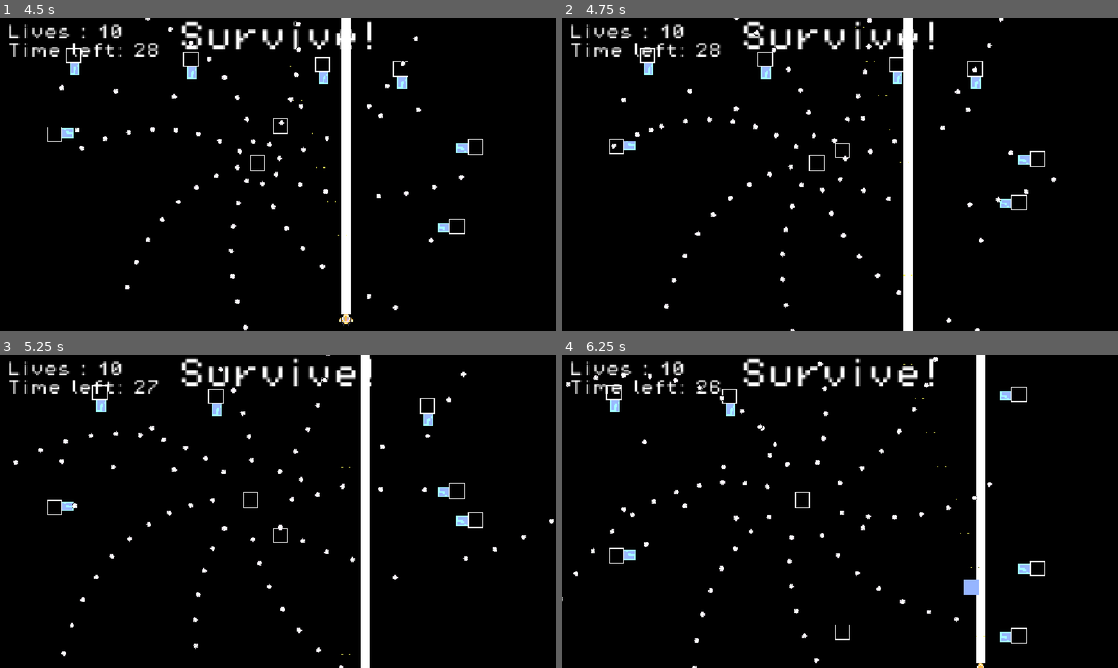
Above: before the commit, frames 1-4 (two rows, left to right).
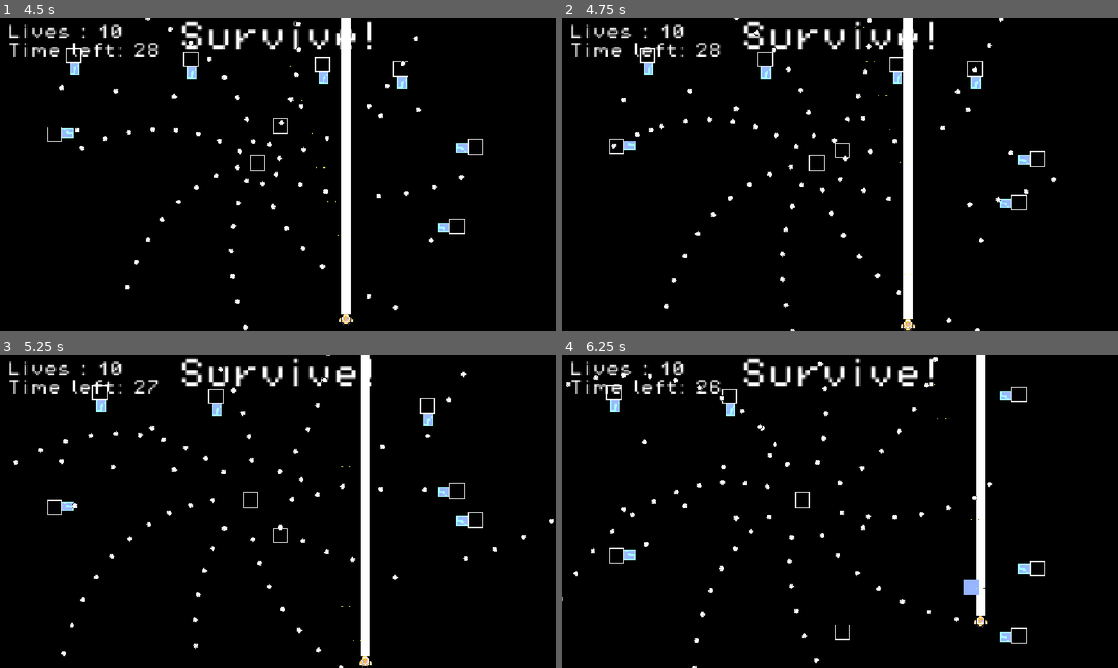
Above: after the commit, the same moments.

Repository: Draftier/Geometric-Invasion-CSS-497
Game: Godot game, scene res://scenes/UI/main_menu.tscn
Same seed, same stepped clock (60 frames per second), same inputs: the game is played once before the commit and once after it.
Inputs:
- Up to frame 1 (4.5 s): click "Singleplayer" at 0.5 s; click "Shooting forward and side" at 1.25 s; click "Shooting forward" at 2 s; click "Start game" at 2.75 s; hold Right (right) 3.53-4.28 s; hold Z (shoot) 3.53-4.28 s; hold Down (down) from 4.28 s (still down); tap X (ability) at 4.35 s
- Up to frame 2 (4.75 s): keep holding Down (down); tap Z (shoot) at 4.55 s
- Up to frame 3 (5.25 s): release Down (down) at 5.03 s; hold Right (right) from 5.03 s (still down); hold Z (shoot) from 5.03 s (still down)
- Up to frame 4 (6.25 s): release Right (right) at 5.78 s; release Z (shoot) at 5.78 s; hold Up (up) from 5.78 s (still down); tap Shift (slow) at 5.85 s; tap Z (shoot) at 6.05 s

Frame 1 is identical in both runs. In frame 2, less than 0.1% of the frame differs, in the area x 61-64%, y 81-100%; in frame 3, less than 0.1%; in frame 4, 0.3%, in the area x 61-77%, y 2-100%.

Commit message:
Fixed bug where player doesn't collide with borders

Diff:
--- a/geometric-invasion/scenes/Player/player.tscn
+++ b/geometric-invasion/scenes/Player/player.tscn
@@ -116,6 +116,9 @@
 &"flash": SubResource("Animation_fjrip")
 }
 
+[sub_resource type="CircleShape2D" id="CircleShape2D_uxo23"]
+radius = 9.0
+
 [node name="Player" type="CharacterBody2D" unique_id=1651887187]
 collision_layer = 64
 collision_mask = 32
@@ -124,11 +127,11 @@
 player_class = ExtResource("2_a06cl")
 ability_scene = ExtResource("3_dl1wr")
 
-[node name="WholeCollisionBox" type="Area2D" parent="." unique_id=1308904982]
+[node name="AbilityPickUpCollisionShape" type="Area2D" parent="." unique_id=1308904982]
 collision_layer = 64
 collision_mask = 256
 
-[node name="CollisionShape2D" type="CollisionShape2D" parent="WholeCollisionBox" unique_id=1493186045]
+[node name="CollisionShape2D" type="CollisionShape2D" parent="AbilityPickUpCollisionShape" unique_id=1493186045]
 shape = SubResource("CircleShape2D_a06cl")
 
 [node name="Camera2D" type="Camera2D" parent="." unique_id=1316585369]
@@ -155,7 +158,7 @@
 texture = ExtResource("9_wwtew")
 
 [node name="Hitbox" type="Area2D" parent="AnimatedSprite2D" unique_id=1759807793]
-collision_mask = 0
+collision_mask = 32
 monitoring = false
 script = ExtResource("7_dl1wr")
 metadata/_custom_type_script = "uid://dhan5ja6q4fjx"
@@ -188,5 +191,8 @@
 offset_bottom = -131.0
 theme_override_fonts/font = ExtResource("10_uxo23")
 
-[connection signal="body_entered" from="WholeCollisionBox" to="." method="_on_whole_collision_box_body_entered"]
+[node name="PlayerCollisionShape" type="CollisionShape2D" parent="." unique_id=1555844515]
+shape = SubResource("CircleShape2D_uxo23")
+
+[connection signal="body_entered" from="AbilityPickUpCollisionShape" to="." method="_on_whole_collision_box_body_entered"]
 [connection signal="timeout" from="InvulnerabilityTimer" to="." method="_on_invulnerability_timer_timeout"]
--- a/geometric-invasion/scenes/Player/player_default_shooting_style.tscn
+++ b/geometric-invasion/scenes/Player/player_default_shooting_style.tscn
@@ -4,6 +4,7 @@
 [ext_resource type="PackedScene" uid="uid://c6x6lwc5i2t0i" path="res://scenes/ShootPoint/ShootPoint.tscn" id="2_8wkqb"]
 
 [node name="Player" unique_id=1651887187 groups=["player"] instance=ExtResource("1_7r64s")]
+collision_layer = 0
 lives = 10
 metadata/_edit_lock_ = true
 
--- a/geometric-invasion/scenes/Player/player_shooting_style_two.tscn
+++ b/geometric-invasion/scenes/Player/player_shooting_style_two.tscn
@@ -5,6 +5,9 @@
 
 [node name="Player" unique_id=1651887187 groups=["player"] instance=ExtResource("1_dkbgf")]
 lives = 10
+
+[node name="Hitbox" parent="AnimatedSprite2D" parent_id_path=PackedInt32Array(919492480) index="1" unique_id=1759807793]
+collision_mask = 32
 
 [node name="ShootPoint" parent="guns" parent_id_path=PackedInt32Array(1613688656) index="0" unique_id=1529614615 instance=ExtResource("2_wclc1")]
 position = Vector2(1, -10)
--- a/geometric-invasion/scenes/game.tscn
+++ b/geometric-invasion/scenes/game.tscn
@@ -117,11 +117,11 @@
 collision_mask = 0
 
 [node name="CollisionShape2D" type="CollisionShape2D" parent="Borders/left_right" unique_id=408583383]
-position = Vector2(-300, 9)
+position = Vector2(-298, 9)
 shape = SubResource("RectangleShape2D_iywne")
 
 [node name="CollisionShape2D2" type="CollisionShape2D" parent="Borders/left_right" unique_id=2038551322]
-position = Vector2(300, 9)
+position = Vector2(297, 9)
 shape = SubResource("RectangleShape2D_iywne")
 
 [node name="Rotater_Shoot_Enemy" parent="." unique_id=1705948068 instance=ExtResource("8_gee14")]
